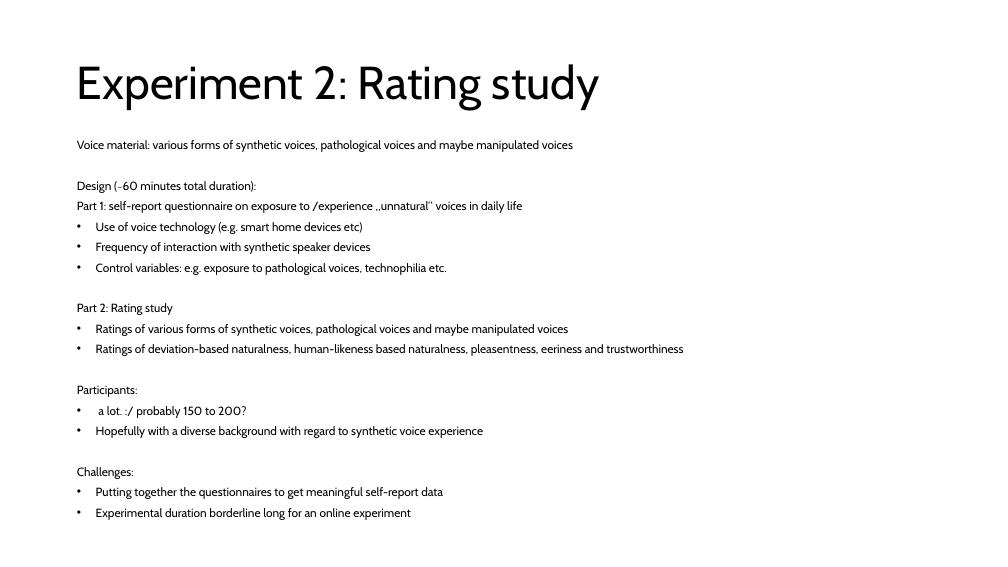
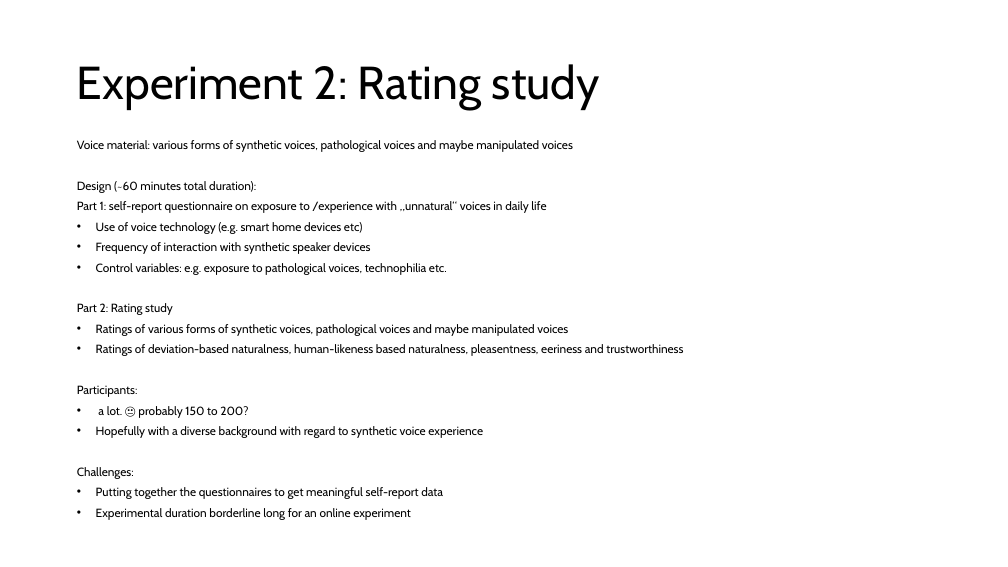
Before and after one commit to ChristineNussbaum/2024_Naturalness_Project, a slide deck: slide 7 of PRIME/PRIME_experiments.pptx. Drawn at 1008x567 pixels with LibreOffice and Linux fonts; fonts in the diff are those of the drawing. Boxes give left, top, right and bottom in pixels: in the first picture for what was removed or moved away, otherwise in the second. Text is boxed around its words. In the diff, an @@ line names an element or a change of style, - is before the commit and + after.

```diff
--- a/PRIME/PRIME_experiments.pptx
+++ b/PRIME/PRIME_experiments.pptx
@@ text at (x1=77, y1=201, x2=546, y2=213): text changed @@
-Part 1: self-report questionnaire on exposure to /experience „unnatural“ voices in daily life
+Part 1: self-report questionnaire on exposure to /experience with „unnatural“ voices in daily life
@@ text at (x1=98, y1=406, x2=248, y2=418): text changed @@
-• a lot. :/ probably 150 to 200?
+• a lot. 😐 probably 150 to 200?
```
Also in this commit, not shown: 2 other slides changed, 23 other files.
